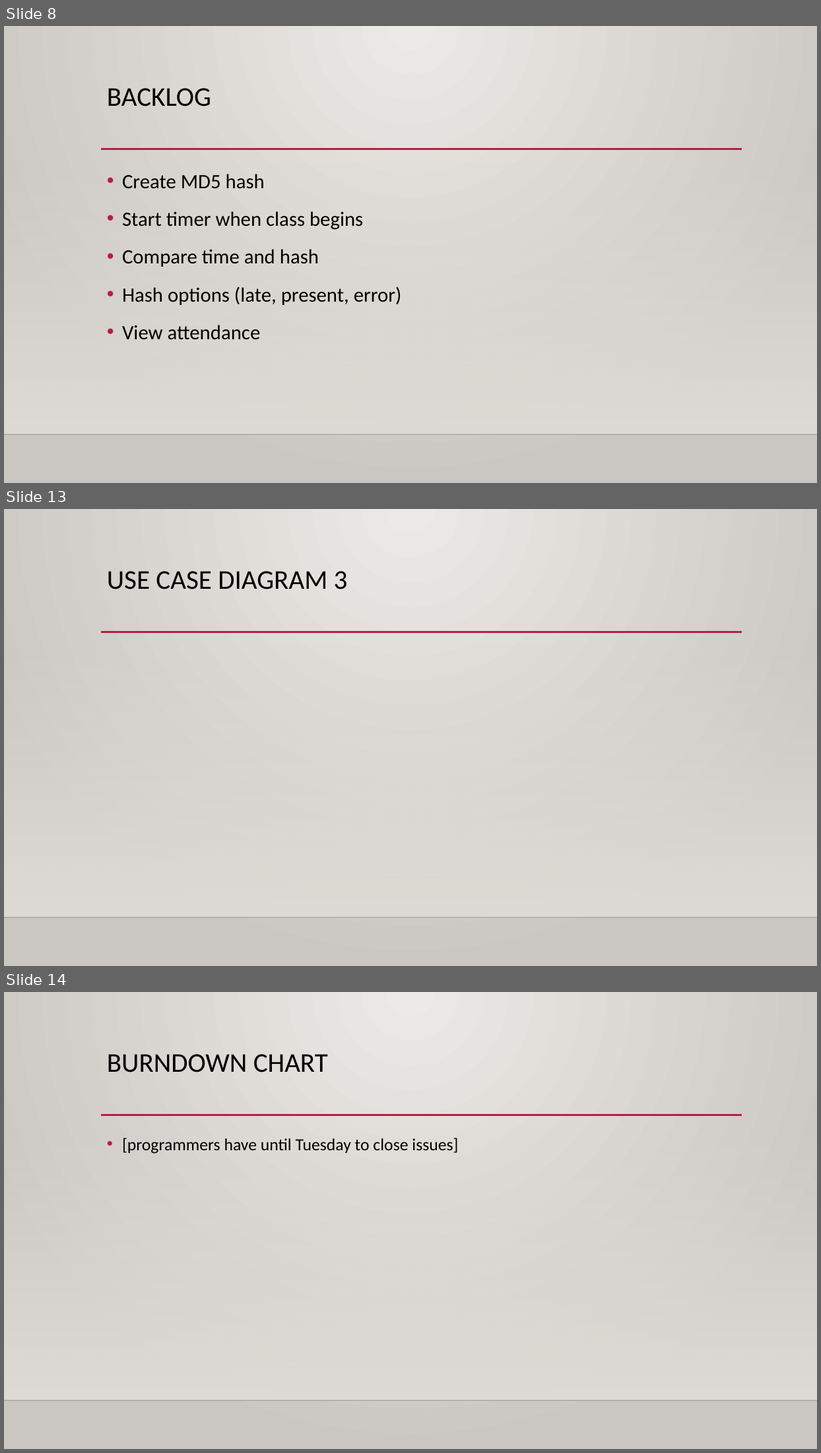
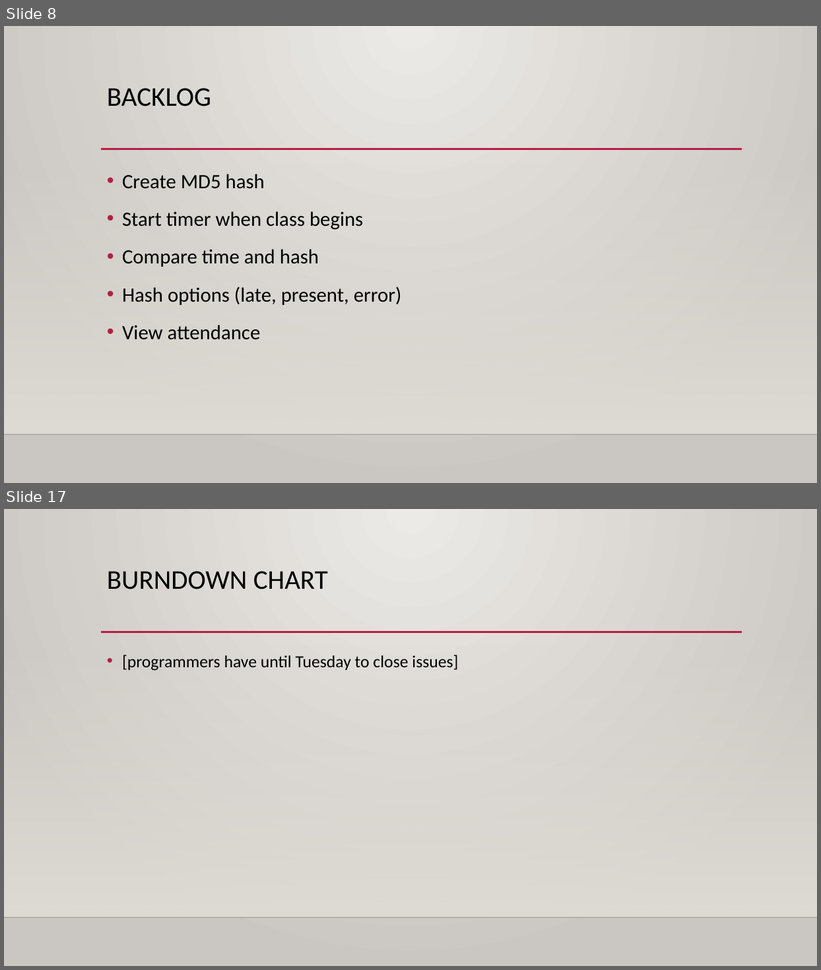
Before and after one commit to StewartSteven/Attend-In, a slide deck: Attend-in_Sprint1.pptx. Shown one above the other, each under a label of ours: slides 8, 13 and 14 before the commit, slides 8 and 17 after it; the slides between them are not shown. The pictures are 821x1453 and 821x970 pixels, drawn with LibreOffice and Linux fonts; fonts in the diff are those of the drawing; background and template pictures are left out. Boxes give left, top, right and bottom in pixels: in the first picture for what was removed or moved away, otherwise in the second. Text is boxed around its words. In the diff, an @@ line names an element or a change of style, - is before the commit and + after.

```diff
--- a/Attend-in_Sprint1.pptx
+++ b/Attend-in_Sprint1.pptx
@@ slide 13 removed at (4,509,817,966), background gradient #ECEAE7 to #CAC7C1; not listed: 3 template elements that a slide beside it also shows @@
@@ title removed at (107,571,348,590) @@
-USE CASE DIAGRAM 3
@@ what was slide 14 is now slide 17 @@
```
Also in this commit, not shown: 4 slides changed, 4 slides added.
